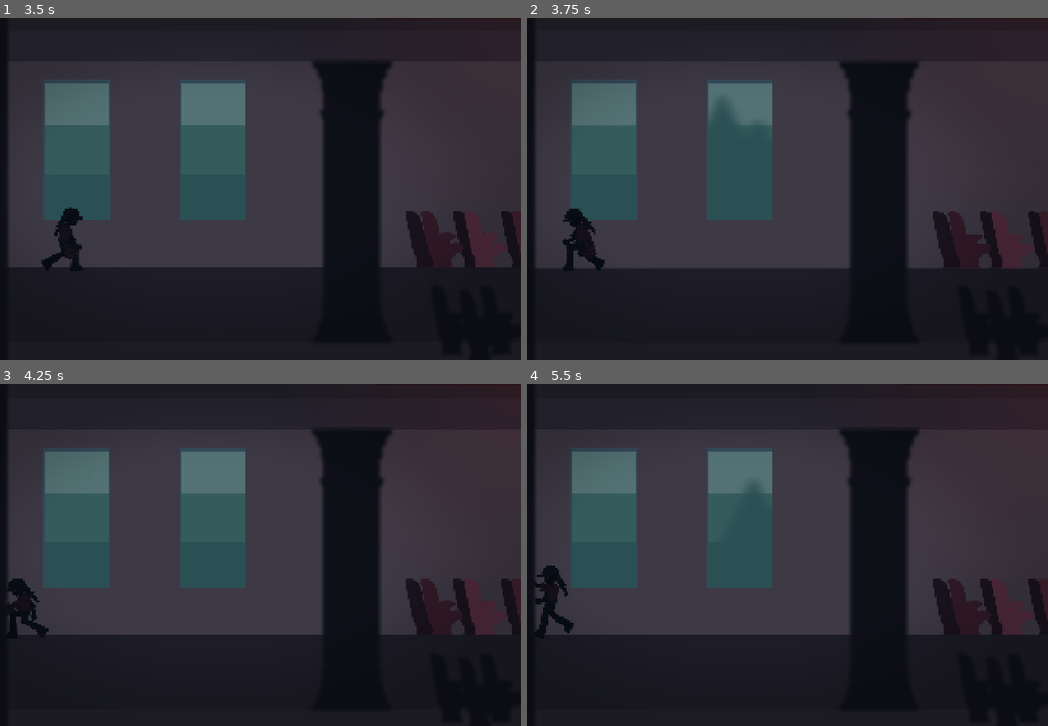
Above: before the commit, frames 1-4 (two rows, left to right).
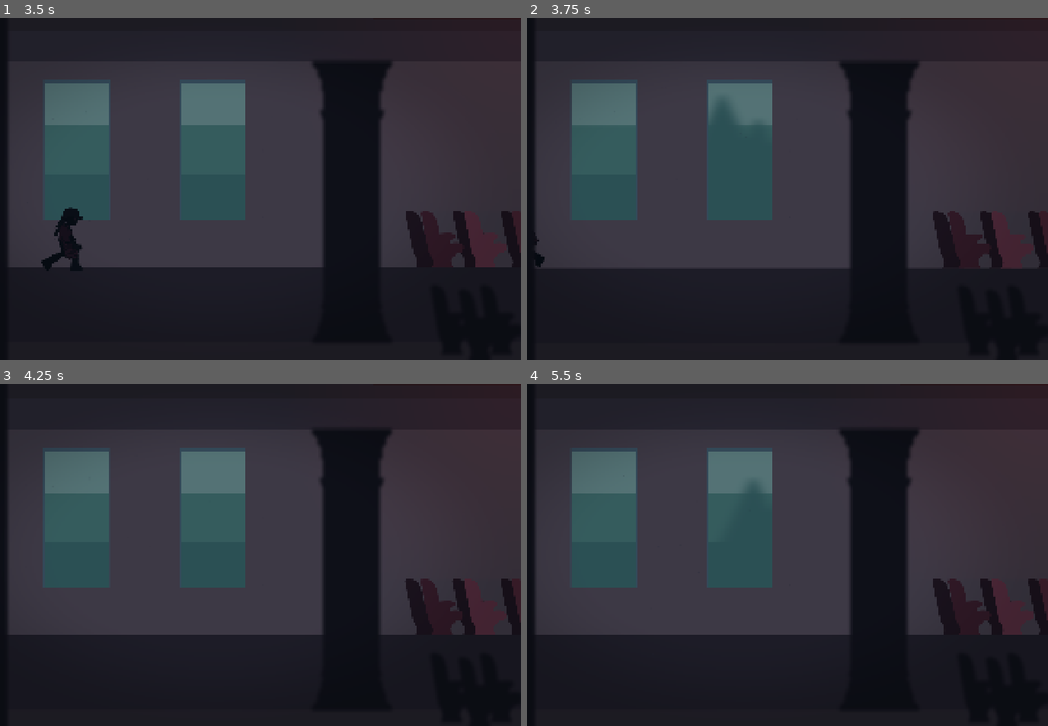
Above: after the commit, the same moments.

Repository: diegocolino/Tren-Test01
Game: Godot game, scene res://scenes/Vagon1.tscn
The game is run twice, just before and just after one commit, with the same random seed, the same clock (stepped at 60 frames per second) and the same inputs. Sound files missing from this copy of the repository are replaced by a short silence.
Inputs (mouse positions are in pixels of both pictures, inside the frame that each line leads up to):
- Up to frame 1 (3.5 s): tap Enter (ui_accept) at 0.5 s; move the mouse to (349, 171) at 0.52 s; hold D (move_right) 0.53-1.25 s; tap Q (attack_kick) at 0.6 s; click (349, 171) at 0.67 s; tap Space (jump) at 0.77, 1.07 s; tap W (attack_punch) at 0.8 s; drag from (93, 206) to (187, 257) at 1.27 s; move the mouse to (276, 113) at 2.02 s; hold D (move_right) 2.03-2.75 s; hold S (crouch) 2.03-2.75 s; tap Shift (run) at 2.3 s; drag from (187, 257) to (83, 216) at 2.77 s
- Up to frame 2 (3.75 s): move the mouse to (928, 240) at 3.52 s; hold A (move_left) from 3.53 s (still down); hold Space (jump) from 3.53 s (still down); tap E (dash, bound only after the commit) at 3.6 s
- Up to frame 3 (4.25 s): keep holding A (move_left); keep holding Space (jump)
- Up to frame 4 (5.5 s): release A (move_left) at 4.25 s; release Space (jump) at 4.25 s; drag from (558, 503) to (547, 599) at 4.27 s; tap Enter (ui_accept) at 5 s; move the mouse to (771, 555) at 5.02 s; hold Down (ui_down) from 5.03 s (still down); tap Q (attack_kick) at 5.1 s; click (771, 555) at 5.17 s; tap W (attack_punch) at 5.3 s

Frame 1 is identical in both runs. In frame 2, 0.8% of the frame differs, in the area x 1-15%, y 55-74%; in frame 3, 0.7%; in frame 4, 0.7%.

Commit message:
feat(combat): Dash neutral state with locked facing (V1.3 substep 3)
New Dash state in player/states/movement/dash.gd. Input action "dash" (E)
in InputMap.

Direction logic:
- E alone = dash in facing direction.
- E + A = dash left.
- E + D = dash right.
- Detection via Input.is_action_pressed (not just_pressed) — captures
  both "A held + E" and "A and E almost simultaneous" (Jett model).

Facing is preserved during Dash (Kive doesn't turn around while dashing).
Implements narrative decision "Kive nunca mira atrás" specifically for
Dash — other states keep their existing facing logic until that decision
is fully aterrizada.

Implementation: dash.gd does NOT call kive.update_sprite_direction(),
while all other states do. Distributed pattern; no flag needed.

Cancels during recovery: jump, attack_punch, attack_kick, crouch.
Available from Idle/Walk/Run/CrouchIdle/CrouchWalk and aerial states
(JumpRise/JumpFall/AirJump). NOT from combat states yet (substep 4).
NOT from Hidden (GDD §9.3).

Stats: dash_duration (0.133s = 8f), dash_distance_neutral (280px),
dash_recovery (0.083s = 5f). Tunable.

Co-Authored-By: Claude Opus 4.6 (1M context) <noreply@anthropic.com>

Diff:
--- a/player/states/movement/air_jump.gd
+++ b/player/states/movement/air_jump.gd
@@ -25,6 +25,8 @@
 		return chain_next if chain_next != &"" else &"Jab"
 	if Input.is_action_just_pressed("attack_kick"):
 		return &"FrontalKick"
+	if Input.is_action_just_pressed("dash"):
+		return &"Dash"
 	if Input.is_action_just_pressed("dive"):
 		return &"DiveAir"
 
--- /dev/null
+++ b/player/states/movement/dash.gd
@@ -0,0 +1,74 @@
+## Dash (E). Fases: active → recovery.
+class_name Dash extends State
+
+var kive: Kive
+var stats: KiveStats
+var phase: String = "active"
+var phase_timer: float = 0.0
+var _dash_direction: float = 0.0
+
+
+func enter(_prev: StringName, _msg: Dictionary = {}) -> void:
+	kive = owner_node as Kive
+	stats = kive.stats
+
+	# Direction: A/D pressed → that direction, else facing
+	var input_dir: float = Input.get_axis("move_left", "move_right")
+	if input_dir != 0:
+		_dash_direction = sign(input_dir)
+	else:
+		_dash_direction = -1.0 if kive.sprite.flip_h else 1.0
+
+	phase = "active"
+	phase_timer = 0.0
+	kive.velocity.x = _dash_direction * (stats.dash_distance_neutral / stats.dash_duration)
+	kive.sprite.play("run")
+
+	if DebugOverlay.show_debug_text:
+		print("[Dash] enter | direction=%.0f | in_air=%s | vx=%.1f" % [
+			_dash_direction, kive.is_in_air, kive.velocity.x])
+
+
+func physics_update(delta: float) -> StringName:
+	phase_timer += delta
+
+	if not kive.is_on_floor():
+		kive.velocity.y += stats.gravity * delta
+
+	match phase:
+		"active":
+			kive.velocity.x = _dash_direction * (stats.dash_distance_neutral / stats.dash_duration)
+			if phase_timer >= stats.dash_duration:
+				phase = "recovery"
+				phase_timer = 0.0
+		"recovery":
+			kive.velocity.x = move_toward(kive.velocity.x, 0, abs(kive.velocity.x) / stats.dash_recovery * delta)
+			# Cancels during recovery
+			if Input.is_action_just_pressed("jump"):
+				if kive.is_on_floor():
+					kive._air_jumps_left = stats.max_air_jumps
+					kive.velocity.y = stats.jump_velocity_min
+					return &"JumpRise"
+				elif kive._air_jumps_left > 0:
+					return &"AirJump"
+			if Input.is_action_just_pressed("attack_punch"):
+				var chain_next: StringName = kive.get_w_chain_next()
+				return chain_next if chain_next != &"" else &"Jab"
+			if Input.is_action_just_pressed("attack_kick"):
+				return &"FrontalKick"
+			if Input.is_action_just_pressed("crouch") and kive.is_on_floor():
+				return &"CrouchIdle"
+			if phase_timer >= stats.dash_recovery:
+				return _decide_next_state()
+
+	kive.move_and_slide()
+	return &""
+
+
+func _decide_next_state() -> StringName:
+	if not kive.is_on_floor():
+		return &"JumpFall"
+	var dir_input: float = Input.get_axis("move_left", "move_right")
+	if dir_input != 0:
+		return &"Walk" if Input.is_action_pressed("run") else &"Run"
+	return &"Idle"
--- a/player/states/movement/idle.gd
+++ b/player/states/movement/idle.gd
@@ -21,6 +21,8 @@
 		return chain_next if chain_next != &"" else &"Jab"
 	if Input.is_action_just_pressed("attack_kick"):
 		return &"FrontalKick"
+	if Input.is_action_just_pressed("dash"):
+		return &"Dash"
 	if PauseMenu.hold_to_crouch:
 		if Input.is_action_pressed("crouch"):
 			return &"CrouchIdle"
--- a/player/states/movement/jump_fall.gd
+++ b/player/states/movement/jump_fall.gd
@@ -25,6 +25,8 @@
 		return chain_next if chain_next != &"" else &"Jab"
 	if Input.is_action_just_pressed("attack_kick"):
 		return &"FrontalKick"
+	if Input.is_action_just_pressed("dash"):
+		return &"Dash"
 	if Input.is_action_just_pressed("jump") and kive._air_jumps_left > 0:
 		return &"AirJump"
 	if Input.is_action_just_pressed("dive"):
--- a/player/states/movement/jump_rise.gd
+++ b/player/states/movement/jump_rise.gd
@@ -23,6 +23,8 @@
 		return chain_next if chain_next != &"" else &"Jab"
 	if Input.is_action_just_pressed("attack_kick"):
 		return &"FrontalKick"
+	if Input.is_action_just_pressed("dash"):
+		return &"Dash"
 	if Input.is_action_just_pressed("jump") and kive._air_jumps_left > 0:
 		return &"AirJump"
 	if Input.is_action_just_pressed("dive"):
--- a/player/states/movement/run.gd
+++ b/player/states/movement/run.gd
@@ -25,6 +25,8 @@
 		return chain_next if chain_next != &"" else &"Jab"
 	if Input.is_action_just_pressed("attack_kick"):
 		return &"FrontalKick"
+	if Input.is_action_just_pressed("dash"):
+		return &"Dash"
 	if PauseMenu.hold_to_crouch:
 		if Input.is_action_pressed("crouch"):
 			return &"CrouchWalk"
--- a/player/states/movement/walk.gd
+++ b/player/states/movement/walk.gd
@@ -25,6 +25,8 @@
 		return chain_next if chain_next != &"" else &"Jab"
 	if Input.is_action_just_pressed("attack_kick"):
 		return &"FrontalKick"
+	if Input.is_action_just_pressed("dash"):
+		return &"Dash"
 	if PauseMenu.hold_to_crouch:
 		if Input.is_action_pressed("crouch"):
 			return &"CrouchWalk"
--- a/player/states/stealth/crouch_idle.gd
+++ b/player/states/stealth/crouch_idle.gd
@@ -44,6 +44,9 @@
 		var chain_next: StringName = kive.get_w_chain_next()
 		return chain_next if chain_next != &"" else &"Jab"
 
+	if Input.is_action_just_pressed("dash"):
+		return &"Dash"
+
 	# Salto sale del crouch
 	if Input.is_action_just_pressed("jump") and kive.is_on_floor():
 		return &"JumpAnticipation"
--- a/player/states/stealth/crouch_walk.gd
+++ b/player/states/stealth/crouch_walk.gd
@@ -44,6 +44,9 @@
 		var chain_next: StringName = kive.get_w_chain_next()
 		return chain_next if chain_next != &"" else &"Jab"
 
+	if Input.is_action_just_pressed("dash"):
+		return &"Dash"
+
 	# Salto sale del crouch
 	if Input.is_action_just_pressed("jump") and kive.is_on_floor():
 		return &"JumpAnticipation"
--- a/player/stats/kive_stats.gd
+++ b/player/stats/kive_stats.gd
@@ -68,3 +68,9 @@
 
 @export_subgroup("Parry")
 @export_range(1, 120) var parry_window_frames: int = 40
+
+# ============ DASH ============
+@export_group("Dash")
+@export var dash_duration: float = 0.133
+@export var dash_distance_neutral: float = 280.0
+@export var dash_recovery: float = 0.083
--- a/project.godot
+++ b/project.godot
@@ -86,6 +86,11 @@
 "events": Array[InputEvent]([Object(InputEventKey,"resource_local_to_scene":false,"resource_name":"","device":0,"window …(212 unchanged characters)…
 ])
 }
+dash={
+"deadzone": 0.5,
+"events": Array[InputEvent]([Object(InputEventKey,"resource_local_to_scene":false,"resource_name":"","device":0,"window_id":0,"alt_pressed":false,"shift_pressed":false,"ctrl_pressed":false,"meta_pressed":false,"pressed":false,"keycode":69,"physical_keycode":0,"key_label":0,"unicode":0,"location":0,"echo":false,"script":null)
+])
+}
 
 [layer_names]
 
--- a/scenes/Kive.tscn
+++ b/scenes/Kive.tscn
@@ -28,6 +28,7 @@
 [ext_resource type="Script" uid="uid://j17gfswk52rv" path="res://player/states/combat/red_fist/cross.gd" id="28_cross"]
 [ext_resource type="Script" uid="uid://doxhiv2mvhwea" path="res://player/states/combat/red_fist/hook.gd" id="29_hook"]
 [ext_resource type="Script" uid="uid://dmavmjafscag2" path="res://player/states/combat/red_fist/uppercut.gd" id="30_upper"]
+[ext_resource type="Script" path="res://player/states/movement/dash.gd" id="31_dash"]
 
 [sub_resource type="RectangleShape2D" id="body_shape"]
 size = Vector2(80, 200)
@@ -182,6 +183,9 @@
 [node name="FrontalKick" type="Node" parent="StateMachine" unique_id=1527890129]
 script = ExtResource("21_tv5nc")
 
+[node name="Dash" type="Node" parent="StateMachine"]
+script = ExtResource("31_dash")
+
 [node name="CrouchIdle" type="Node" parent="StateMachine" unique_id=1182177821]
 script = ExtResource("24_jtavh")
 
